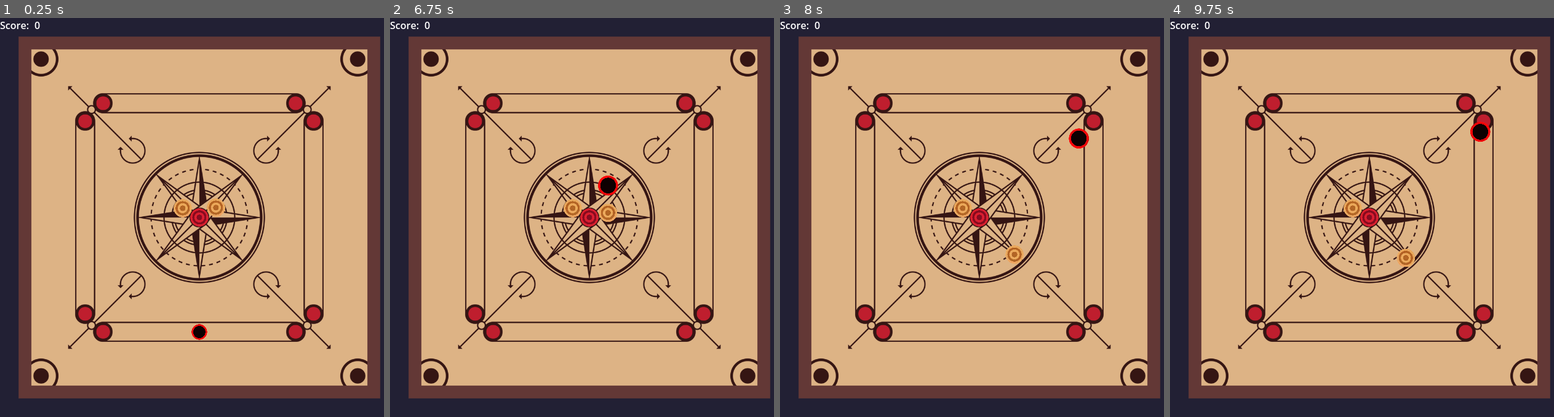
Above: before the commit, frames 1-4 (left to right).
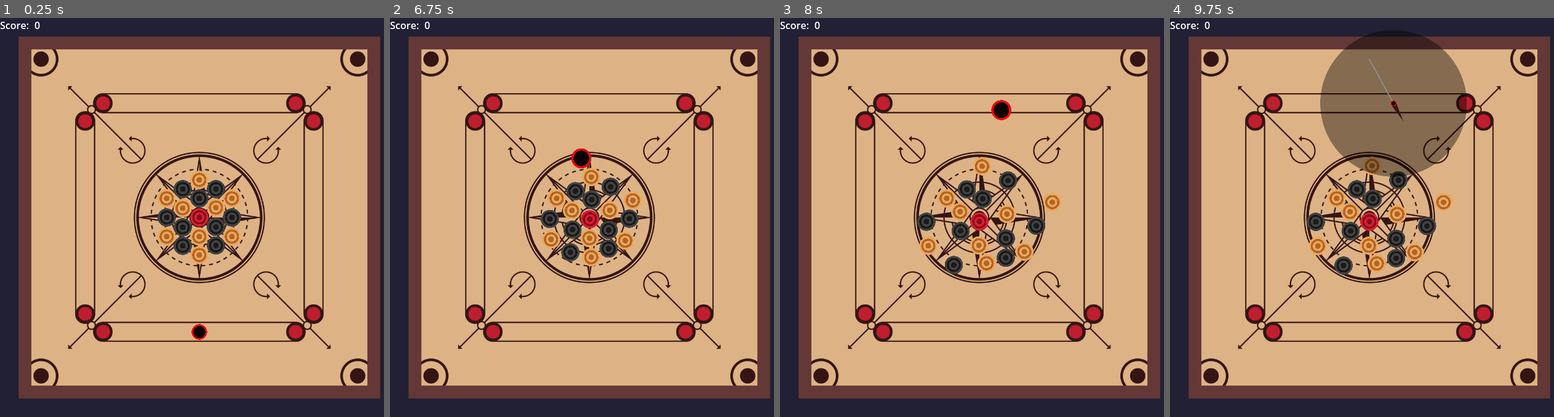
Above: after the commit, the same moments.

Repository: vignesh-seven/carroms
Game: Godot game, scene res://scenes/main.tscn
The game is run twice, just before and just after one commit, with the same random seed, the same clock (stepped at 60 frames per second) and the same inputs.
Inputs (mouse positions are in pixels of both pictures, inside the frame that each line leads up to):
- Up to frame 1 (0.25 s): no input
- Up to frame 2 (6.75 s): tap Enter at 0.5 s; move the mouse to (678, 197) at 0.52 s; press the mouse at (678, 197) at 0.53 s; hold D (right) 0.53-1.28 s; move the mouse to (509, 237) at 1.27 s; release the mouse at (509, 237) at 1.28 s; hold A (left) 1.28-2.03 s; click (509, 237) at 1.35 s; move the mouse to (628, 129) at 2.02 s; press the mouse at (628, 129) at 2.03 s; hold D (right) 2.03-3.53 s; tap Space (shoot) at 2.1, 4.35, 6.6 s; move the mouse to (570, 297) at 2.77 s; release the mouse at (570, 297) at 2.78 s; click (570, 297) at 2.85 s; move the mouse to (708, 277) at 3.52 s; press the mouse at (708, 277) at 3.53 s; hold A (left) 3.53-5.78 s; tap F (reset_striker) at 4.15, 5, 5.75 s; move the mouse to (470, 157) at 4.27 s; release the mouse at (470, 157) at 4.28 s; click (470, 157) at 4.55 s; move the mouse to (608, 217) at 5.02 s; press the mouse at (608, 217) at 5.03 s; move the mouse to (528, 117) at 5.77 s; release the mouse at (528, 117) at 5.78 s; hold D (right) from 5.78 s (still down); click (528, 117) at 5.85 s; move the mouse to (678, 197) at 6.52 s; press the mouse at (678, 197) at 6.53 s
- Up to frame 3 (8 s): keep holding D (right); move the mouse to (899, 237) at 7.27 s; release the mouse at (899, 237) at 7.28 s; click (899, 237) at 7.35 s
- Up to frame 4 (9.75 s): move the mouse to (1408, 129) at 8.02 s; release D (right) at 8.03 s; press the mouse at (1408, 129) at 8.03 s; hold A (left) 8.03-9.53 s; move the mouse to (1350, 297) at 8.77 s; release the mouse at (1350, 297) at 8.78 s; tap Space (shoot) at 8.85 s; click (1350, 297) at 9.05 s; tap F (reset_striker) at 9.5 s; move the mouse to (1488, 277) at 9.52 s; press the mouse at (1488, 277) at 9.53 s; hold D (right) from 9.53 s (still down)

The runs differ from the first frame. In frame 1, 2.7% of the frame differs, in the area x 41-63%, y 38-62%; in frame 2, 3.4%; in frame 3, 3.7%; in frame 4, 14%, in the area x 35-84%, y 4-65%.

Commit message:
physics settings finalized & bugfix: don't play the reset animation while aiming

Diff:
--- a/project.godot
+++ b/project.godot
@@ -19,6 +19,10 @@
 
 window/size/viewport_width=648
 window/stretch/mode="viewport"
+
+[filesystem]
+
+import/blender/enabled=false
 
 [input]
 
--- a/scenes/black_carrom.tscn
+++ b/scenes/black_carrom.tscn
@@ -11,10 +11,11 @@
 radius = 15.0
 
 [node name="BlackCarrom" type="RigidBody2D"]
-mass = 2.0
+mass = 2.5
 physics_material_override = SubResource("PhysicsMaterial_jysiy")
 gravity_scale = 0.0
-linear_damp = 1.0
+linear_damp_mode = 1
+linear_damp = 2.5
 script = ExtResource("1_f4md3")
 metadata/carrom_type = "black"
 
--- a/scenes/main.tscn
+++ b/scenes/main.tscn
@@ -95,82 +95,66 @@
 metadata/color = "yellow"
 
 [node name="YellowMarker3" type="Marker2D" parent="Carroms/Markers"]
-visible = false
 position = Vector2(377, 293)
 metadata/color = "yellow"
 
 [node name="YellowMarker4" type="Marker2D" parent="Carroms/Markers"]
-visible = false
 position = Vector2(271, 293)
 metadata/color = "yellow"
 
 [node name="YellowMarker5" type="Marker2D" parent="Carroms/Markers"]
-visible = false
 position = Vector2(324, 263)
 metadata/color = "yellow"
 
 [node name="YellowMarker6" type="Marker2D" parent="Carroms/Markers"]
-visible = false
 position = Vector2(271, 355)
 metadata/color = "yellow"
 
 [node name="YellowMarker7" type="Marker2D" parent="Carroms/Markers"]
-visible = false
 position = Vector2(377, 355)
 metadata/color = "yellow"
 
 [node name="YellowMarker8" type="Marker2D" parent="Carroms/Markers"]
-visible = false
 position = Vector2(324, 355)
 metadata/color = "yellow"
 
 [node name="YellowMarker9" type="Marker2D" parent="Carroms/Markers"]
-visible = false
 position = Vector2(324, 385)
 metadata/color = "yellow"
 
 [node name="BlackMarker" type="Marker2D" parent="Carroms/Markers"]
-visible = false
 position = Vector2(324, 293)
 metadata/color = "black"
 
 [node name="BlackMarker2" type="Marker2D" parent="Carroms/Markers"]
-visible = false
 position = Vector2(297, 278)
 metadata/color = "black"
 
 [node name="BlackMarker3" type="Marker2D" parent="Carroms/Markers"]
-visible = false
 position = Vector2(351, 278)
 metadata/color = "black"
 
 [node name="BlackMarker4" type="Marker2D" parent="Carroms/Markers"]
-visible = false
 position = Vector2(351, 369)
 metadata/color = "black"
 
 [node name="BlackMarker5" type="Marker2D" parent="Carroms/Markers"]
-visible = false
 position = Vector2(297, 340)
 metadata/color = "black"
 
 [node name="BlackMarker6" type="Marker2D" parent="Carroms/Markers"]
-visible = false
 position = Vector2(297, 370)
 metadata/color = "black"
 
 [node name="BlackMarker7" type="Marker2D" parent="Carroms/Markers"]
-visible = false
 position = Vector2(351, 340)
 metadata/color = "black"
 
 [node name="BlackMarker8" type="Marker2D" parent="Carroms/Markers"]
-visible = false
 position = Vector2(377, 324)
 metadata/color = "black"
 
 [node name="BlackMarker9" type="Marker2D" parent="Carroms/Markers"]
-visible = false
 position = Vector2(271, 324)
 metadata/color = "black"
 
--- a/scenes/red_carrom.tscn
+++ b/scenes/red_carrom.tscn
@@ -11,11 +11,11 @@
 radius = 15.0
 
 [node name="RedCarrom" type="RigidBody2D"]
-mass = 2.0
+mass = 2.5
 physics_material_override = SubResource("PhysicsMaterial_xb5pc")
 gravity_scale = 0.0
 linear_damp_mode = 1
-linear_damp = 2.0
+linear_damp = 2.5
 script = ExtResource("1_ryajd")
 metadata/carrom_type = "red"
 
--- a/scenes/striker.tscn
+++ b/scenes/striker.tscn
@@ -11,6 +11,7 @@
 radius = 17.0
 
 [node name="Striker" type="RigidBody2D"]
+mass = 2.5
 physics_material_override = SubResource("PhysicsMaterial_36akr")
 gravity_scale = 0.0
 linear_damp = 1.5
--- a/scenes/striker_dummy.gd
+++ b/scenes/striker_dummy.gd
@@ -47,12 +47,14 @@
 
 
 func _on_strikers_reset_striker(prev_position):
+
 	visible = true
+
 	#print(prev_position)
 	#print($"../../StrikerPositionMarker".position)
 	position = prev_position
 	$AnimationPlayer.play("spawn_animation_part1")
 
-func trigget_spawn_animation_part2():
+func trigger_spawn_animation_part2():
 	position = $"../../StrikerPositionMarker".position
 	$AnimationPlayer.play("spawn_animation_part2")
--- a/scenes/striker_dummy.tscn
+++ b/scenes/striker_dummy.tscn
@@ -58,7 +58,7 @@
 "transitions": PackedFloat32Array(1),
 "values": [{
 "args": [],
-"method": &"trigget_spawn_animation_part2"
+"method": &"trigger_spawn_animation_part2"
 }]
 }
 tracks/3/type = "value"
--- a/scenes/strikers.gd
+++ b/scenes/strikers.gd
@@ -48,11 +48,15 @@
 
 	if Input.is_action_just_pressed("reset_striker"):
 
+		# if no physics strikers exist, do nothing (condition for when reset is pressed while in aiming mode)
+		if $StrikerPhysics.get_child_count(true) == 0:
+			return
 		# check if all the physics objects are stationary or not
 			# check if all striker & carroms are stationary
 		var carroms = $"../Carroms".get_children()
 		# adding striker to the list
 		carroms += $StrikerPhysics.get_children()
+
 		for carrom in carroms:
 			if carrom.get_class() == "RigidBody2D":
 				if carrom.linear_velocity <= Vector2(2.0, 2.0) and carrom.linear_velocity >= Vector2(-2.0, -2.0):
--- a/scenes/yellow_carrom.tscn
+++ b/scenes/yellow_carrom.tscn
@@ -11,11 +11,11 @@
 radius = 15.0
 
 [node name="YellowCarrom" type="RigidBody2D"]
-mass = 2.0
+mass = 2.5
 physics_material_override = SubResource("PhysicsMaterial_nw7t2")
 gravity_scale = 0.0
 linear_damp_mode = 1
-linear_damp = 2.0
+linear_damp = 2.5
 script = ExtResource("1_f4md3")
 metadata/carrom_type = "yellow"
 
